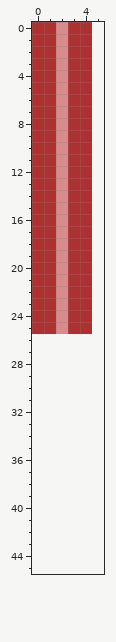
Two versions of one pixel-art file, Aseprite Editables/proyectil_rojo.aseprite. The picture above was drawn from the file before the commit.
5x26 pixels, 1 frame. The old version is drawn lined up with the new one, on the new canvas.
New version:
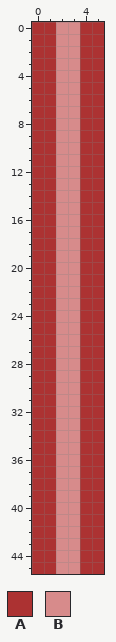
Palette (. is transparent): A #ac3232  B #d78b8b
Change:
canvas 5x26 -> 6x46
Changed rows in their new state; - is an unchanged pixel.
first column x 0:
 0 ---B-A
 1 ---B-A
 2 ---B-A
 3 ---B-A
 4 ---B-A
 5 ---B-A
 6 ---B-A
 7 ---B-A
 8 ---B-A
 9 ---B-A
10 ---B-A
11 ---B-A
12 ---B-A
13 ---B-A
14 ---B-A
15 ---B-A
16 ---B-A
17 ---B-A
18 ---B-A
19 ---B-A
20 ---B-A
21 ---B-A
22 ---B-A
23 ---B-A
24 ---B-A
25 ---B-A
26 AABBAA
27 AABBAA
28 AABBAA
29 AABBAA
30 AABBAA
31 AABBAA
32 AABBAA
33 AABBAA
34 AABBAA
35 AABBAA
36 AABBAA
37 AABBAA
38 AABBAA
39 AABBAA
40 AABBAA
41 AABBAA
42 AABBAA
43 AABBAA
44 AABBAA
45 AABBAA
